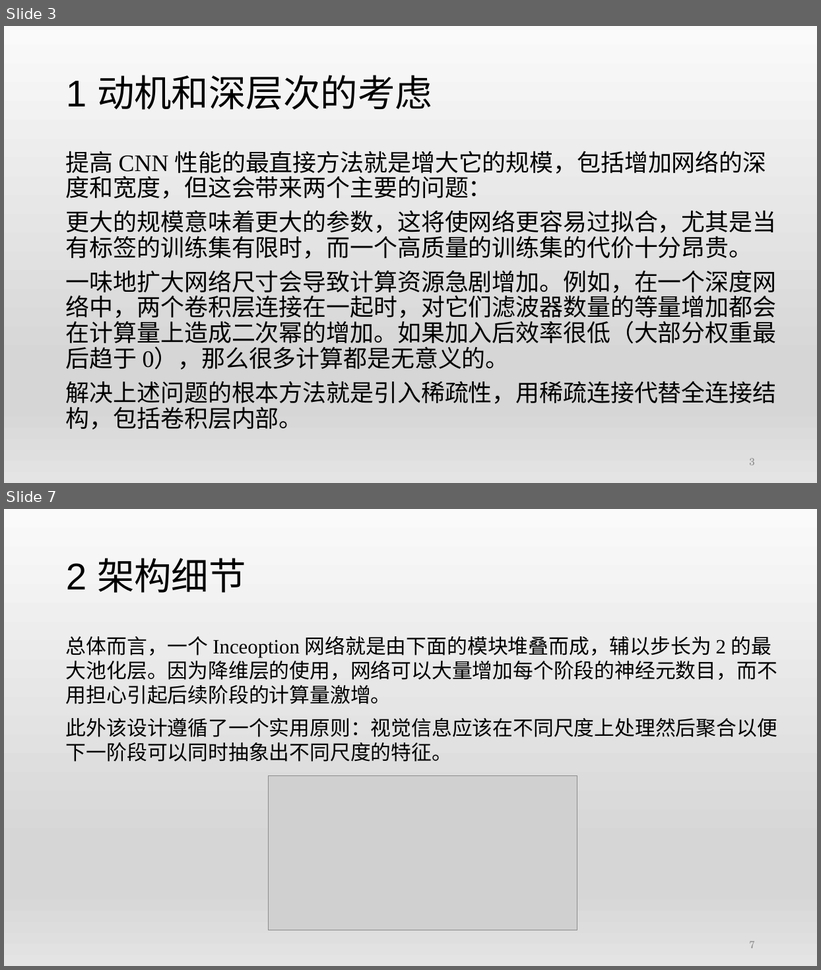
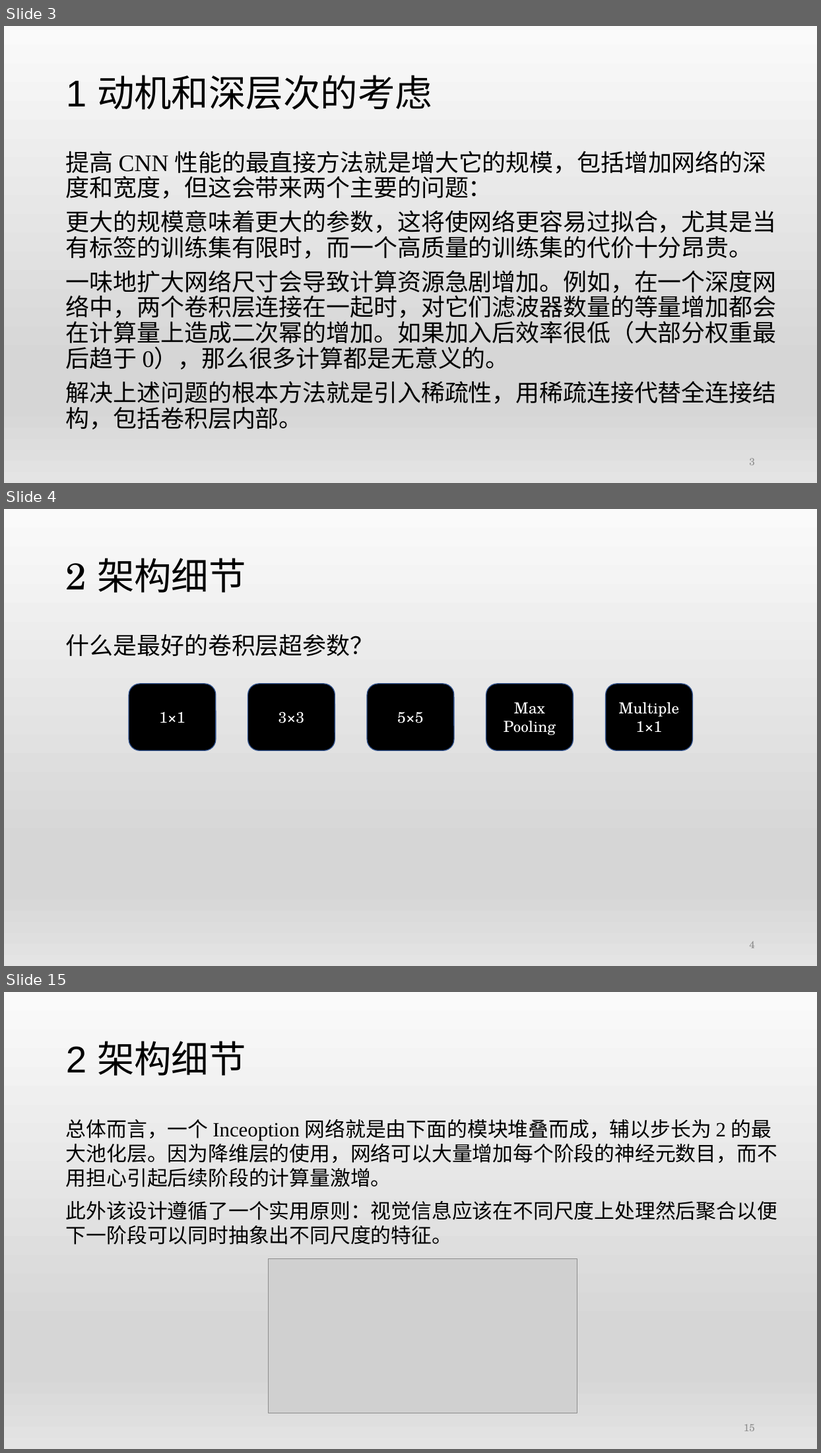
Before and after one commit to qianlinyi/hhu-medical-image-group, a slide deck: CNN PPT&笔记/2015-Going deeper with convolutions-Szegedy.pptx. Shown one above the other, each under a label of ours: slides 3 and 7 before the commit, slides 3, 4 and 15 after it; the slides between them are not shown. The pictures are 821x970 and 821x1453 pixels, drawn with LibreOffice and Linux fonts; fonts in the diff are those of the drawing; grey boxes stand for pictures. Boxes give left, top, right and bottom in pixels: in the first picture for what was removed or moved away, otherwise in the second. Text is boxed around its words. In the diff, an @@ line names an element or a change of style, - is before the commit and + after.

```diff
--- a/CNN PPT&笔记/2015-Going deeper with convolutions-Szegedy.pptx
+++ b/CNN PPT&笔记/2015-Going deeper with convolutions-Szegedy.pptx
@@ slide 4 added at (x1=4, y1=509, x2=817, y2=966), background gradient #FAFAFA to #D7D7D7 to #E4E4E4 @@
@@ title added at (x1=66, y1=558, x2=246, y2=593), 44 pt, text #000000 @@
+2 架构细节
@@ text added at (x1=66, y1=634, x2=374, y2=656), 28 pt, text #000000 @@
+什么是最好的卷积层超参数？
@@ rounded rectangle added at (x1=129, y1=684, x2=217, y2=751), fill #000000, outline #325491 1 pt, 18 pt, text #FFFFFF @@
+1×1
@@ rounded rectangle added at (x1=248, y1=684, x2=335, y2=751), fill #000000, outline #325491 1 pt, 18 pt, text #FFFFFF @@
+3×3
@@ rounded rectangle added at (x1=367, y1=684, x2=454, y2=751), fill #000000, outline #325491 1 pt, 18 pt, text #FFFFFF @@
+5×5
@@ rounded rectangle added at (x1=486, y1=684, x2=574, y2=751), fill #000000, outline #325491 1 pt, 18 pt, text #FFFFFF @@
+Max Pooling
@@ rounded rectangle added at (x1=606, y1=684, x2=693, y2=751), fill #000000, outline #325491 1 pt, 18 pt, text #FFFFFF @@
+Multiple 1×1
@@ page number added at (x1=749, y1=942, x2=755, y2=949), 12 pt, text #8C8C8C @@
+4
@@ what was slide 7 is now slide 15 @@
@@ page number at (x1=744, y1=1424, x2=755, y2=1432): text changed @@
-7
+15
```
Also in this commit, not shown: 5 slides changed, 8 other slides added, 4 other files.
